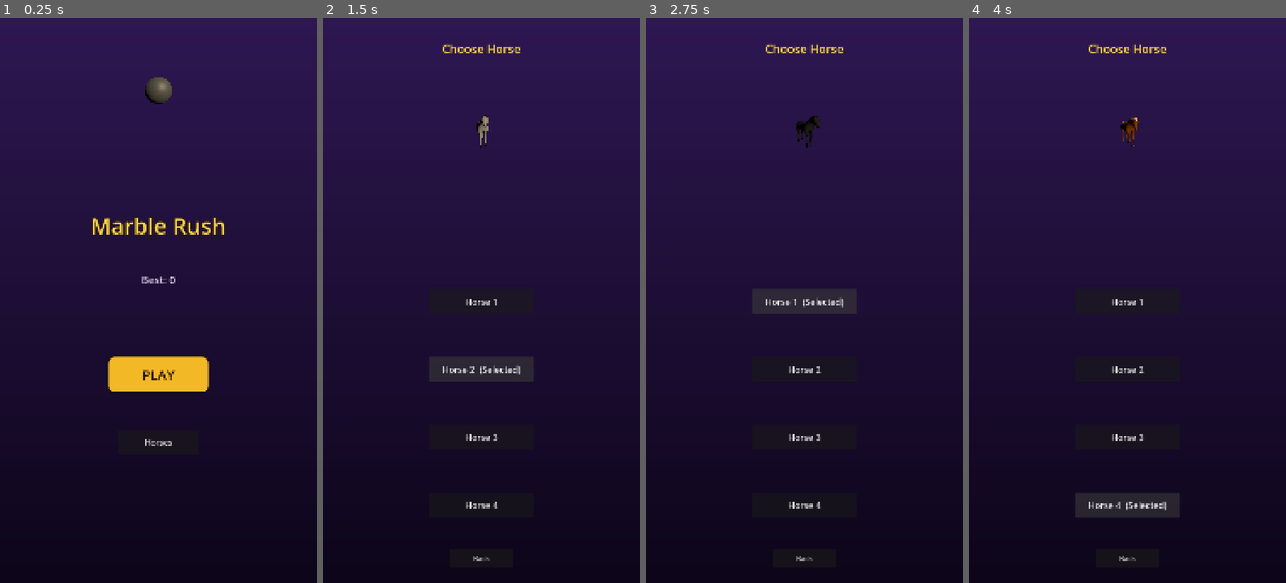
Above: before the commit, frames 1-4 (left to right).
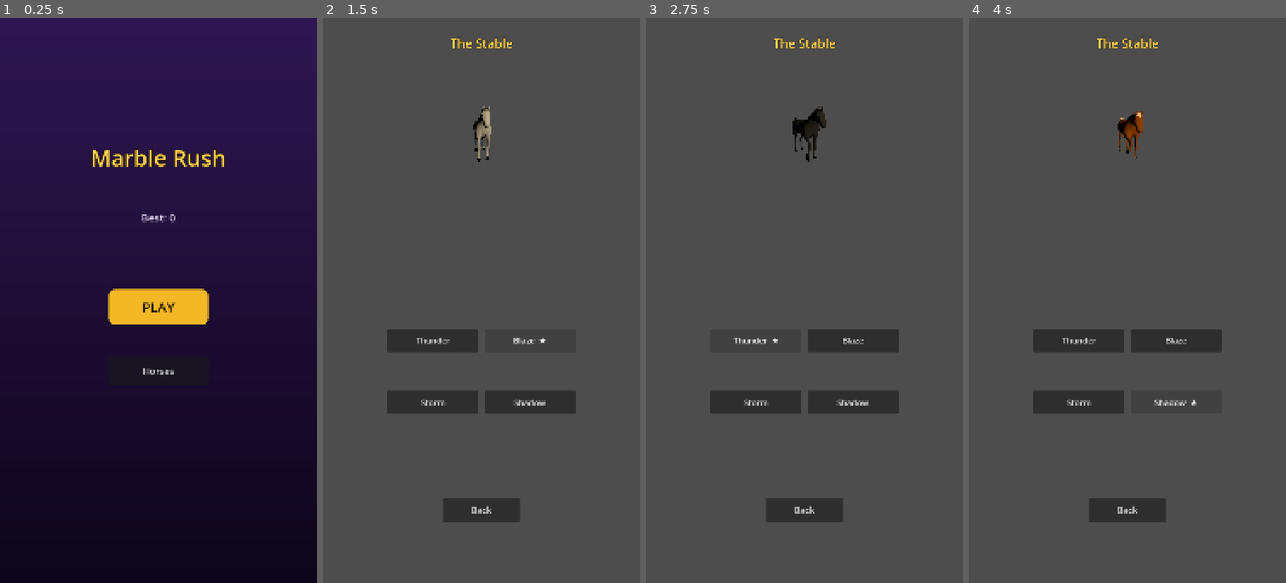
Above: after the commit, the same moments.

Repository: Ebrahassad/marble-rush
Game: Godot game, scene res://scenes/MainMenu.tscn
Two runs of this game, one before a commit and one after it. Both use one fixed random seed, a clock stepped at 60 frames per second and the inputs below.
Inputs:
- Up to frame 1 (0.25 s): no input
- Up to frame 2 (1.5 s): click "Horses" at 0.5 s; click "Horse 2" (after the commit: "Blaze") at 1.25 s
- Up to frame 3 (2.75 s): click "Horse 1" (after the commit: "Thunder") at 2 s
- Up to frame 4 (4 s): click "Horse 3" (after the commit: "Storm") at 2.75 s; click "Horse 4" (after the commit: "Shadow") at 3.5 s

The runs differ from the first frame. In frame 1, 6.0% of the frame differs, in the area x 29-71%, y 10-76%; in frame 2, 100%, in the area x 0-100%, y 0-100%; in frame 3, 100%; in frame 4, 99%.

Commit message:
Real stable background for horse shop with named horses, muddy road ground texture, velocity-based horse movement fix, bigger hurdles/trees/coins, pulled-back camera, remove menu ball

Diff:
--- a/scenes/Ball.tscn
+++ b/scenes/Ball.tscn
@@ -3,7 +3,7 @@
 [ext_resource type="Script" path="res://scripts/ball_controller.gd" id="1"]
 
 [sub_resource type="BoxShape3D" id="BoxShape3D_horse"]
-size = Vector3(1.0, 2.76, 3.35)
+size = Vector3(1.25, 3.45, 4.19)
 
 [sub_resource type="PhysicsMaterial" id="PhysicsMaterial_1"]
 friction = 0.9
@@ -17,7 +17,7 @@
 script = ExtResource("1")
 
 [node name="CollisionShape3D" type="CollisionShape3D" parent="."]
-transform = Transform3D(1, 0, 0, 0, 1, 0, 0, 0, 1, 0, 1.38, 0)
+transform = Transform3D(1, 0, 0, 0, 1, 0, 0, 0, 1, 0, 1.73, 0)
 shape = SubResource("BoxShape3D_horse")
 
 [connection signal="body_entered" from="." to="." method="_on_body_entered"]
--- a/scenes/Coin.tscn
+++ b/scenes/Coin.tscn
@@ -3,24 +3,24 @@
 [ext_resource type="Script" path="res://scripts/coin.gd" id="1"]
 
 [sub_resource type="SphereMesh" id="SphereMesh_apple"]
-radius = 0.22
-height = 0.4
+radius = 0.4
+height = 0.72
 
 [sub_resource type="StandardMaterial3D" id="StandardMaterial3D_apple"]
 albedo_color = Color(0.75, 0.08, 0.08, 1)
 roughness = 0.3
 metallic = 0.1
 
-[sub_resource type="SphereShape3D" id="SphereShape3D_apple"]
-radius = 0.22
-
 [sub_resource type="CylinderMesh" id="CylinderMesh_stem"]
-top_radius = 0.02
-bottom_radius = 0.03
-height = 0.15
+top_radius = 0.03
+bottom_radius = 0.05
+height = 0.25
 
 [sub_resource type="StandardMaterial3D" id="StandardMaterial3D_stem"]
 albedo_color = Color(0.3, 0.2, 0.1, 1)
+
+[sub_resource type="SphereShape3D" id="SphereShape3D_apple"]
+radius = 0.4
 
 [node name="Coin" type="Area3D"]
 script = ExtResource("1")
@@ -30,7 +30,7 @@
 surface_material_override/0 = SubResource("StandardMaterial3D_apple")
 
 [node name="Stem" type="MeshInstance3D" parent="."]
-transform = Transform3D(1, 0, 0, 0, 1, 0, 0, 0, 1, 0, 0.22, 0)
+transform = Transform3D(1, 0, 0, 0, 1, 0, 0, 0, 1, 0, 0.4, 0)
 mesh = SubResource("CylinderMesh_stem")
 surface_material_override/0 = SubResource("StandardMaterial3D_stem")
 
--- a/scenes/HorseShop.tscn
+++ b/scenes/HorseShop.tscn
@@ -1,119 +1,116 @@
-[gd_scene load_steps=3 format=3]
+[gd_scene load_steps=4 format=3]
 
 [ext_resource type="Script" path="res://scripts/horse_shop.gd" id="1"]
+[ext_resource type="PackedScene" path="res://assets/stable/scene.gltf" id="2"]
 
 [sub_resource type="Gradient" id="Gradient_bg"]
 colors = PackedColorArray(0.18, 0.09, 0.32, 1, 0.05, 0.02, 0.1, 1)
-
-[sub_resource type="GradientTexture2D" id="GradientTexture2D_bg"]
-gradient = SubResource("Gradient_bg")
-fill_from = Vector2(0.5, 0)
-fill_to = Vector2(0.5, 1)
 
 [node name="HorseShop" type="Control"]
 anchor_right = 1.0
 anchor_bottom = 1.0
 script = ExtResource("1")
 
-[node name="Background" type="TextureRect" parent="."]
-anchor_right = 1.0
-anchor_bottom = 1.0
-texture = SubResource("GradientTexture2D_bg")
-expand_mode = 1
-stretch_mode = 0
-
 [node name="TitleLabel" type="Label" parent="."]
 anchor_left = 0.5
-anchor_top = 0.04
+anchor_top = 0.03
 anchor_right = 0.5
-anchor_bottom = 0.04
-offset_left = -200.0
-offset_right = 200.0
+anchor_bottom = 0.03
+offset_left = -220.0
+offset_right = 220.0
 horizontal_alignment = 1
-theme_override_font_sizes/font_size = 40
+theme_override_font_sizes/font_size = 42
 theme_override_colors/font_color = Color(1, 0.85, 0.3, 1)
-text = "Choose Horse"
+theme_override_colors/font_outline_color = Color(0.1, 0.05, 0.02, 1)
+theme_override_constants/outline_size = 6
+text = "The Stable"
 
-[node name="PreviewViewportContainer" type="SubViewportContainer" parent="."]
+[node name="StableViewportContainer" type="SubViewportContainer" parent="."]
 anchor_left = 0.5
-anchor_top = 0.12
+anchor_top = 0.1
 anchor_right = 0.5
-anchor_bottom = 0.12
-offset_left = -180.0
-offset_right = 180.0
+anchor_bottom = 0.1
+offset_left = -340.0
+offset_right = 340.0
 offset_top = 0.0
-offset_bottom = 320.0
+offset_bottom = 460.0
 stretch = true
 
-[node name="PreviewViewport" type="SubViewport" parent="PreviewViewportContainer"]
-transparent_bg = true
-size = Vector2i(360, 320)
+[node name="StableViewport" type="SubViewport" parent="StableViewportContainer"]
+size = Vector2i(680, 460)
 
-[node name="Camera3D" type="Camera3D" parent="PreviewViewportContainer/PreviewViewport"]
-transform = Transform3D(1, 0, 0, 0, 0.97, 0.26, 0, -0.26, 0.97, 0, 0.8, 4.2)
+[node name="StableModel" parent="StableViewportContainer/StableViewport" instance=ExtResource("2")]
+transform = Transform3D(0.006, 0, 0, 0, 0.006, 0, 0, 0, 0.006, 0, -0.6, -1.5)
 
-[node name="DirectionalLight3D" type="DirectionalLight3D" parent="PreviewViewportContainer/PreviewViewport"]
-transform = Transform3D(0.8, -0.4, 0.4, 0, 0.9, 0.4, -0.5, -0.3, 0.8, 2, 2, 2)
+[node name="PreviewAnchor" type="Node3D" parent="StableViewportContainer/StableViewport"]
+
+[node name="Camera3D" type="Camera3D" parent="StableViewportContainer/StableViewport"]
+transform = Transform3D(1, 0, 0, 0, 0.97, 0.26, 0, -0.26, 0.97, 0, 1.0, 6.0)
+fov = 60.0
+
+[node name="DirectionalLight3D" type="DirectionalLight3D" parent="StableViewportContainer/StableViewport"]
+transform = Transform3D(0.8, -0.4, 0.4, 0, 0.9, 0.4, -0.5, -0.3, 0.8, 3, 4, 3)
 light_color = Color(1, 0.92, 0.75, 1)
+light_energy = 1.3
 
 [node name="Horse1" type="Button" parent="."]
 anchor_left = 0.5
-anchor_top = 0.48
+anchor_top = 0.55
 anchor_right = 0.5
-anchor_bottom = 0.48
-offset_left = -180.0
-offset_right = 180.0
+anchor_bottom = 0.55
+offset_left = -320.0
+offset_right = -10.0
 offset_top = 0.0
-offset_bottom = 85.0
-theme_override_font_sizes/font_size = 30
-text = "Horse 1"
+offset_bottom = 80.0
+theme_override_font_sizes/font_size = 28
+text = "Thunder"
 
 [node name="Horse2" type="Button" parent="."]
 anchor_left = 0.5
-anchor_top = 0.6
+anchor_top = 0.55
 anchor_right = 0.5
-anchor_bottom = 0.6
-offset_left = -180.0
-offset_right = 180.0
+anchor_bottom = 0.55
+offset_left = 10.0
+offset_right = 320.0
 offset_top = 0.0
-offset_bottom = 85.0
-theme_override_font_sizes/font_size = 30
-text = "Horse 2"
+offset_bottom = 80.0
+theme_override_font_sizes/font_size = 28
+text = "Blaze"
 
 [node name="Horse3" type="Button" parent="."]
 anchor_left = 0.5
-anchor_top = 0.72
+anchor_top = 0.66
 anchor_right = 0.5
-anchor_bottom = 0.72
-offset_left = -180.0
-offset_right = 180.0
+anchor_bottom = 0.66
+offset_left = -320.0
+offset_right = -10.0
 offset_top = 0.0
-offset_bottom = 85.0
-theme_override_font_sizes/font_size = 30
-text = "Horse 3"
+offset_bottom = 80.0
+theme_override_font_sizes/font_size = 28
+text = "Storm"
 
 [node name="Horse4" type="Button" parent="."]
 anchor_left = 0.5
-anchor_top = 0.84
+anchor_top = 0.66
 anchor_right = 0.5
-anchor_bottom = 0.84
-offset_left = -180.0
-offset_right = 180.0
+anchor_bottom = 0.66
+offset_left = 10.0
+offset_right = 320.0
 offset_top = 0.0
-offset_bottom = 85.0
-theme_override_font_sizes/font_size = 30
-text = "Horse 4"
+offset_bottom = 80.0
+theme_override_font_sizes/font_size = 28
+text = "Shadow"
 
 [node name="BackButton" type="Button" parent="."]
 anchor_left = 0.5
-anchor_top = 0.94
+anchor_top = 0.85
 anchor_right = 0.5
-anchor_bottom = 0.94
-offset_left = -110.0
-offset_right = 110.0
+anchor_bottom = 0.85
+offset_left = -130.0
+offset_right = 130.0
 offset_top = 0.0
-offset_bottom = 65.0
-theme_override_font_sizes/font_size = 24
+offset_bottom = 80.0
+theme_override_font_sizes/font_size = 30
 text = "Back"
 
 [connection signal="pressed" from="Horse1" to="." method="_on_horse1_pressed"]
--- a/scenes/Main.tscn
+++ b/scenes/Main.tscn
@@ -6,13 +6,15 @@
 [ext_resource type="Script" path="res://scripts/track_manager.gd" id="4"]
 [ext_resource type="Script" path="res://scripts/environment_theme.gd" id="5"]
 [ext_resource type="Script" path="res://scripts/hud.gd" id="6"]
+[ext_resource type="Texture2D" path="res://assets/ground/road_color.jpg" id="7"]
 
 [sub_resource type="PlaneMesh" id="PlaneMesh_1"]
 size = Vector2(600, 3000)
 
 [sub_resource type="StandardMaterial3D" id="StandardMaterial3D_ground"]
-albedo_color = Color(0.08, 0.16, 0.07, 1)
+albedo_texture = ExtResource("7")
 roughness = 1.0
+uv1_scale = Vector3(60, 300, 1)
 
 [node name="Main" type="Node3D"]
 
@@ -33,11 +35,11 @@
 track_manager_path = NodePath("../TrackManager")
 
 [node name="Camera3D" type="Camera3D" parent="."]
-transform = Transform3D(1, 0, 0, 0, 1, 0, 0, 0, 1, 0, 4.0, 8.5)
-fov = 80.0
+transform = Transform3D(1, 0, 0, 0, 1, 0, 0, 0, 1, 0, 5.5, 11.5)
+fov = 85.0
 script = ExtResource("3")
 target_path = NodePath("../Ball")
-offset = Vector3(0, 4.0, 8.5)
+offset = Vector3(0, 5.5, 11.5)
 
 [node name="TrackManager" type="Node3D" parent="."]
 script = ExtResource("4")
--- a/scenes/MainMenu.tscn
+++ b/scenes/MainMenu.tscn
@@ -1,7 +1,6 @@
-[gd_scene load_steps=10 format=3]
+[gd_scene load_steps=6 format=3]
 
 [ext_resource type="Script" path="res://scripts/main_menu.gd" id="1"]
-[ext_resource type="Script" path="res://scripts/menu_ball_spin.gd" id="2"]
 
 [sub_resource type="Gradient" id="Gradient_bg"]
 colors = PackedColorArray(0.18, 0.09, 0.32, 1, 0.05, 0.02, 0.1, 1)
@@ -27,15 +26,6 @@
 corner_radius_bottom_left = 22
 corner_radius_bottom_right = 22
 
-[sub_resource type="SphereMesh" id="SphereMesh_ball"]
-radius = 0.6
-height = 1.2
-
-[sub_resource type="StandardMaterial3D" id="StandardMaterial3D_ball"]
-albedo_color = Color(0.4, 0.41, 0.43, 1)
-metallic = 0.3
-roughness = 0.55
-
 [node name="MainMenu" type="Control"]
 anchor_right = 1.0
 anchor_bottom = 1.0
@@ -48,38 +38,11 @@
 expand_mode = 1
 stretch_mode = 0
 
-[node name="BallViewportContainer" type="SubViewportContainer" parent="."]
-anchor_left = 0.5
-anchor_top = 0.05
-anchor_right = 0.5
-anchor_bottom = 0.05
-offset_left = -150.0
-offset_right = 150.0
-offset_top = 0.0
-offset_bottom = 300.0
-stretch = true
-
-[node name="BallViewport" type="SubViewport" parent="BallViewportContainer"]
-transparent_bg = true
-size = Vector2i(300, 300)
-
-[node name="Camera3D" type="Camera3D" parent="BallViewportContainer/BallViewport"]
-transform = Transform3D(1, 0, 0, 0, 1, 0, 0, 0, 1, 0, 0, 2.6)
-
-[node name="DirectionalLight3D" type="DirectionalLight3D" parent="BallViewportContainer/BallViewport"]
-transform = Transform3D(0.8, -0.4, 0.4, 0, 0.9, 0.4, -0.5, -0.3, 0.8, 2, 2, 2)
-light_color = Color(1, 0.92, 0.75, 1)
-
-[node name="SpinningBall" type="MeshInstance3D" parent="BallViewportContainer/BallViewport"]
-mesh = SubResource("SphereMesh_ball")
-surface_material_override/0 = SubResource("StandardMaterial3D_ball")
-script = ExtResource("2")
-
 [node name="TitleLabel" type="Label" parent="."]
 anchor_left = 0.5
-anchor_top = 0.34
+anchor_top = 0.22
 anchor_right = 0.5
-anchor_bottom = 0.34
+anchor_bottom = 0.22
 offset_left = -260.0
 offset_right = 260.0
 horizontal_alignment = 1
@@ -91,9 +54,9 @@
 
 [node name="BestLabel" type="Label" parent="."]
 anchor_left = 0.5
-anchor_top = 0.45
+anchor_top = 0.34
 anchor_right = 0.5
-anchor_bottom = 0.45
+anchor_bottom = 0.34
 offset_left = -180.0
 offset_right = 180.0
 horizontal_alignment = 1
@@ -103,9 +66,9 @@
 
 [node name="PlayButton" type="Button" parent="."]
 anchor_left = 0.5
-anchor_top = 0.6
+anchor_top = 0.48
 anchor_right = 0.5
-anchor_bottom = 0.6
+anchor_bottom = 0.48
 offset_left = -170.0
 offset_right = 170.0
 offset_top = 0.0
@@ -117,6 +80,18 @@
 theme_override_styles/pressed = SubResource("StyleBoxFlat_play_pressed")
 text = "PLAY"
 
+[node name="HorsesButton" type="Button" parent="."]
+anchor_left = 0.5
+anchor_top = 0.6
+anchor_right = 0.5
+anchor_bottom = 0.6
+offset_left = -170.0
+offset_right = 170.0
+offset_top = 0.0
+offset_bottom = 95.0
+theme_override_font_sizes/font_size = 32
+text = "Horses"
+
 [node name="LoadingPanel" type="Control" parent="."]
 anchor_right = 1.0
 anchor_bottom = 1.0
@@ -124,39 +99,27 @@
 
 [node name="LoadingLabel" type="Label" parent="LoadingPanel"]
 anchor_left = 0.5
-anchor_top = 0.7
+anchor_top = 0.8
 anchor_right = 0.5
-anchor_bottom = 0.7
-offset_left = -130.0
-offset_right = 130.0
+anchor_bottom = 0.8
+offset_left = -150.0
+offset_right = 150.0
 horizontal_alignment = 1
-theme_override_font_sizes/font_size = 34
+theme_override_font_sizes/font_size = 38
 theme_override_colors/font_color = Color(1, 0.85, 0.3, 1)
 text = "Loading..."
 
 [node name="LoadingBar" type="ProgressBar" parent="LoadingPanel"]
 anchor_left = 0.5
-anchor_top = 0.77
+anchor_top = 0.87
 anchor_right = 0.5
-anchor_bottom = 0.77
-offset_left = -200.0
-offset_right = 200.0
+anchor_bottom = 0.87
+offset_left = -320.0
+offset_right = 320.0
 offset_top = 0.0
-offset_bottom = 40.0
+offset_bottom = 50.0
 max_value = 100.0
 value = 0.0
 
-[node name="HorsesButton" type="Button" parent="."]
-anchor_left = 0.5
-anchor_top = 0.73
-anchor_right = 0.5
-anchor_bottom = 0.73
-offset_left = -140.0
-offset_right = 140.0
-offset_top = 0.0
-offset_bottom = 80.0
-theme_override_font_sizes/font_size = 28
-text = "Horses"
-
 [connection signal="pressed" from="PlayButton" to="." method="_on_play_pressed"]
 [connection signal="pressed" from="HorsesButton" to="." method="_on_horses_pressed"]
--- a/scenes/Obstacle.tscn
+++ b/scenes/Obstacle.tscn
@@ -3,42 +3,42 @@
 [ext_resource type="Script" path="res://scripts/obstacle.gd" id="1"]
 
 [sub_resource type="BoxMesh" id="BoxMesh_post"]
-size = Vector3(0.12, 1.0, 0.12)
+size = Vector3(0.25, 2.4, 0.25)
 
 [sub_resource type="StandardMaterial3D" id="StandardMaterial3D_post"]
 albedo_color = Color(0.35, 0.22, 0.12, 1)
 roughness = 0.9
 
 [sub_resource type="CylinderMesh" id="CylinderMesh_rail"]
-top_radius = 0.09
-bottom_radius = 0.09
-height = 1.5
+top_radius = 0.18
+bottom_radius = 0.18
+height = 3.6
 
 [sub_resource type="StandardMaterial3D" id="StandardMaterial3D_rail"]
 albedo_color = Color(0.85, 0.15, 0.12, 1)
 roughness = 0.6
 
 [sub_resource type="BoxShape3D" id="BoxShape3D_hurdle"]
-size = Vector3(1.5, 1.0, 0.2)
+size = Vector3(3.6, 2.4, 0.5)
 
 [node name="Obstacle" type="StaticBody3D"]
 script = ExtResource("1")
 
 [node name="PostLeft" type="MeshInstance3D" parent="."]
-transform = Transform3D(1, 0, 0, 0, 1, 0, 0, 0, 1, -0.65, 0.5, 0)
+transform = Transform3D(1, 0, 0, 0, 1, 0, 0, 0, 1, -1.55, 1.2, 0)
 mesh = SubResource("BoxMesh_post")
 surface_material_override/0 = SubResource("StandardMaterial3D_post")
 
 [node name="PostRight" type="MeshInstance3D" parent="."]
-transform = Transform3D(1, 0, 0, 0, 1, 0, 0, 0, 1, 0.65, 0.5, 0)
+transform = Transform3D(1, 0, 0, 0, 1, 0, 0, 0, 1, 1.55, 1.2, 0)
 mesh = SubResource("BoxMesh_post")
 surface_material_override/0 = SubResource("StandardMaterial3D_post")
 
 [node name="Rail" type="MeshInstance3D" parent="."]
-transform = Transform3D(0, -1, 0, 1, 0, 0, 0, 0, 1, 0, 0.95, 0)
+transform = Transform3D(0, -1, 0, 1, 0, 0, 0, 0, 1, 0, 2.15, 0)
 mesh = SubResource("CylinderMesh_rail")
 surface_material_override/0 = SubResource("StandardMaterial3D_rail")
 
 [node name="CollisionShape3D" type="CollisionShape3D" parent="."]
-transform = Transform3D(1, 0, 0, 0, 1, 0, 0, 0, 1, 0, 0.5, 0)
+transform = Transform3D(1, 0, 0, 0, 1, 0, 0, 0, 1, 0, 1.2, 0)
 shape = SubResource("BoxShape3D_hurdle")
--- a/scripts/ball_controller.gd
+++ b/scripts/ball_controller.gd
@@ -1,11 +1,11 @@
 extends RigidBody3D
 
-@export var forward_speed: float = 4.0
 @export var base_max_forward_speed: float = 8.0
 @export var difficulty_ramp: float = 0.012
 @export var max_speed_cap: float = 20.0
-@export var steer_force: float = 18.0
-@export var jump_impulse: float = 6.0
+@export var speed_ramp_rate: float = 0.12
+@export var steer_force: float = 22.0
+@export var jump_impulse: float = 6.5
 @export var fast_fall_force: float = 25.0
 @export var slam_impulse: float = 4.0
 @export var lane_limit: float = 1.6
@@ -13,7 +13,7 @@
 @export var jump_threshold: float = 40.0
 @export var fast_fall_threshold: float = 60.0
 @export var track_manager_path: NodePath
-@export var model_scale: float = 1.6
+@export var model_scale: float = 2.0
 @export var start_delay: float = 1.5
 
 var touch_start_x: float = 0.0
@@ -83,8 +83,8 @@
 	var distance: float = max(-global_position.z, 0.0)
 	var current_max_speed: float = min(base_max_forward_speed + distance * difficulty_ramp, max_speed_cap)
 
-	if linear_velocity.z > -current_max_speed:
-		apply_central_force(Vector3(0, 0, -forward_speed * mass))
+	var new_z_velocity: float = lerp(linear_velocity.z, -current_max_speed, speed_ramp_rate)
+	linear_velocity.z = new_z_velocity
 
 	var center_x: float = 0.0
 	if track_manager != null:
--- a/scripts/horse_manager.gd
+++ b/scripts/horse_manager.gd
@@ -8,6 +8,7 @@
 	"res://assets/horses/horse-03.glb",
 	"res://assets/horses/horse-04.glb",
 ]
+var horse_names: Array[String] = ["Thunder", "Blaze", "Storm", "Shadow"]
 
 func _ready() -> void:
 	_load()
--- a/scripts/horse_shop.gd
+++ b/scripts/horse_shop.gd
@@ -8,14 +8,14 @@
 
 func _process(delta: float) -> void:
 	if preview_model:
-		preview_model.rotate_y(0.8 * delta)
+		preview_model.rotate_y(0.7 * delta)
 
 func _update_buttons() -> void:
 	for i in range(4):
 		var btn: Button = get_node("Horse%d" % (i + 1))
-		var label: String = "Horse %d" % (i + 1)
+		var label: String = HorseManager.horse_names[i]
 		if i == HorseManager.selected_horse:
-			label += "  (Selected)"
+			label += "  ★"
 		btn.text = label
 
 func _load_preview(index: int) -> void:
@@ -24,9 +24,9 @@
 		preview_model = null
 	var horse_scene: PackedScene = load(HorseManager.horse_paths[index])
 	preview_model = horse_scene.instantiate()
-	preview_model.scale = Vector3(0.9, 0.9, 0.9)
-	preview_model.position = Vector3(0, -1.1, 0)
-	$PreviewViewportContainer/PreviewViewport.add_child(preview_model)
+	preview_model.scale = Vector3(1.1, 1.1, 1.1)
+	preview_model.position = Vector3(0, -1.3, 0)
+	$StableViewportContainer/StableViewport/PreviewAnchor.add_child(preview_model)
 	var anim_player: AnimationPlayer = _find_animation_player(preview_model)
 	if anim_player:
 		for anim_name in anim_player.get_animation_list():
--- a/scripts/track_manager.gd
+++ b/scripts/track_manager.gd
@@ -79,7 +79,7 @@
 			var coin_lane: float = float(rng.randi_range(-1, 1)) * lane_offset
 			var coin: Node3D = coin_scene.instantiate()
 			add_child(coin)
-			coin.global_position = Vector3(coin_lane, 2.4, next_z)
+			coin.global_position = Vector3(coin_lane, 2.6, next_z)
 
 	if piece_count % 2 == 0:
 		var side: float = -1.0 if rng.randf() < 0.5 else 1.0
@@ -87,7 +87,7 @@
 		var tree: Node3D = chosen_tree.instantiate()
 		add_child(tree)
 		var x_offset: float = side * rng.randf_range(5.0, 18.0)
-		var scale_factor: float = rng.randf_range(1.5, 3.0)
+		var scale_factor: float = rng.randf_range(2.5, 5.0)
 		tree.global_position = Vector3(x_offset, -1.2, next_z)
 		tree.scale = Vector3(scale_factor, scale_factor, scale_factor)
 		tree.rotate_y(rng.randf_range(0.0, TAU))
@@ -99,7 +99,7 @@
 		var grass: Node3D = chosen_grass.instantiate()
 		add_child(grass)
 		var g_offset: float = g_side * rng.randf_range(2.8, 6.0)
-		var g_scale: float = rng.randf_range(2.0, 4.0)
+		var g_scale: float = rng.randf_range(3.0, 6.0)
 		grass.global_position = Vector3(g_offset, -1.2, next_z + rng.randf_range(-1.0, 1.0))
 		grass.scale = Vector3(g_scale, g_scale, g_scale)
 		grass.rotate_y(rng.randf_range(0.0, TAU))
Not shown, added: assets/stable/license.txt
Binary file added: assets/stable/scene.bin
Not shown, added: assets/stable/scene.gltf
Binary file added: assets/stable/textures/Horse_Shade_Stable_baseColor.png
Not shown: 1 places in scenes/Main.tscn that only renumber resources
Not shown, added: CREDITS.md
